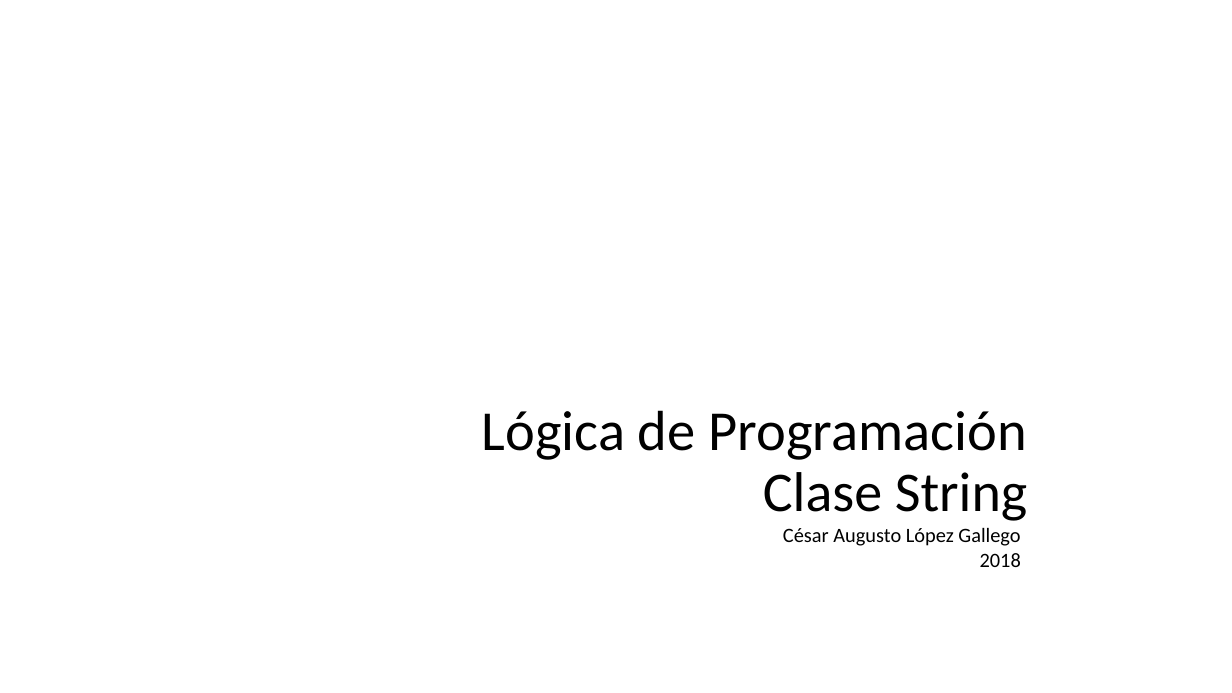
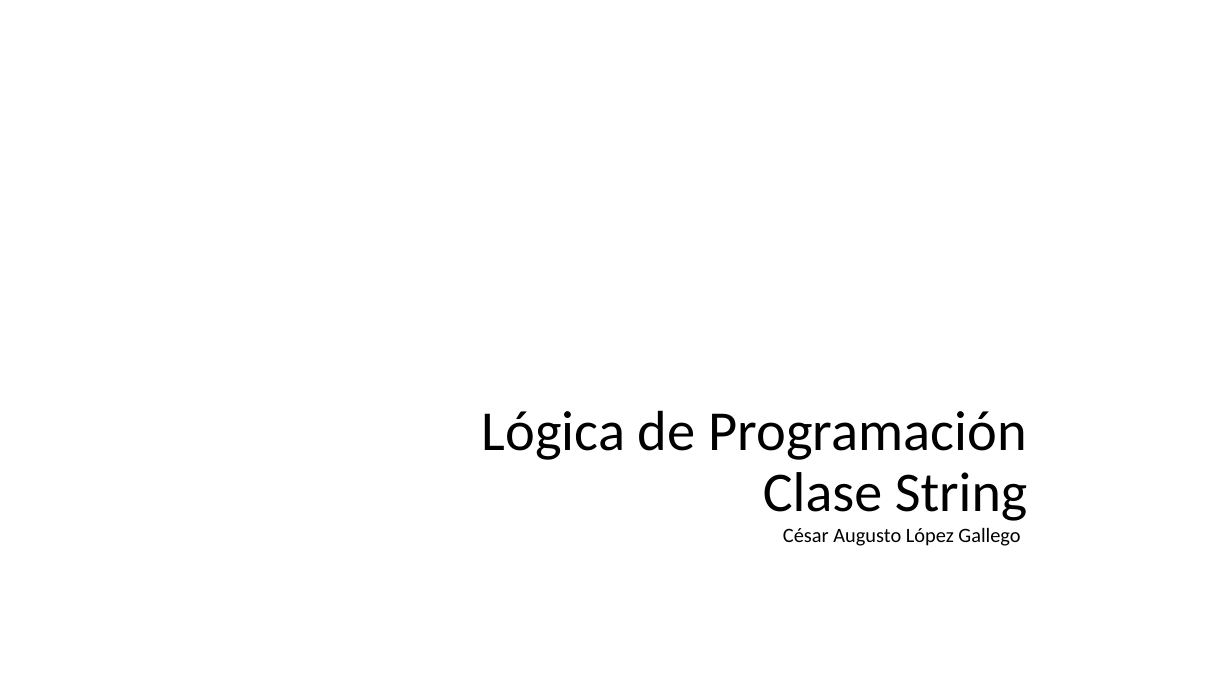
Before and after one commit to CesarLopez-Profe/Logica-de-programacion, a slide deck: slide 2 of Slides/8_Tipo_Dato_String.pptx. Drawn at 1232x693 pixels with LibreOffice and Linux fonts; fonts in the diff are those of the drawing; background and template pictures are left out. Boxes give left, top, right and bottom in pixels: in the first picture for what was removed or moved away, otherwise in the second. Text is boxed around its words. In the diff, an @@ line names an element or a change of style, - is before the commit and + after.

```diff
--- a/Slides/8_Tipo_Dato_String.pptx
+++ b/Slides/8_Tipo_Dato_String.pptx
@@ text at (980, 553, 1021, 567): paragraph removed @@
-2018
```
Also in this commit, not shown: 34 other files.
